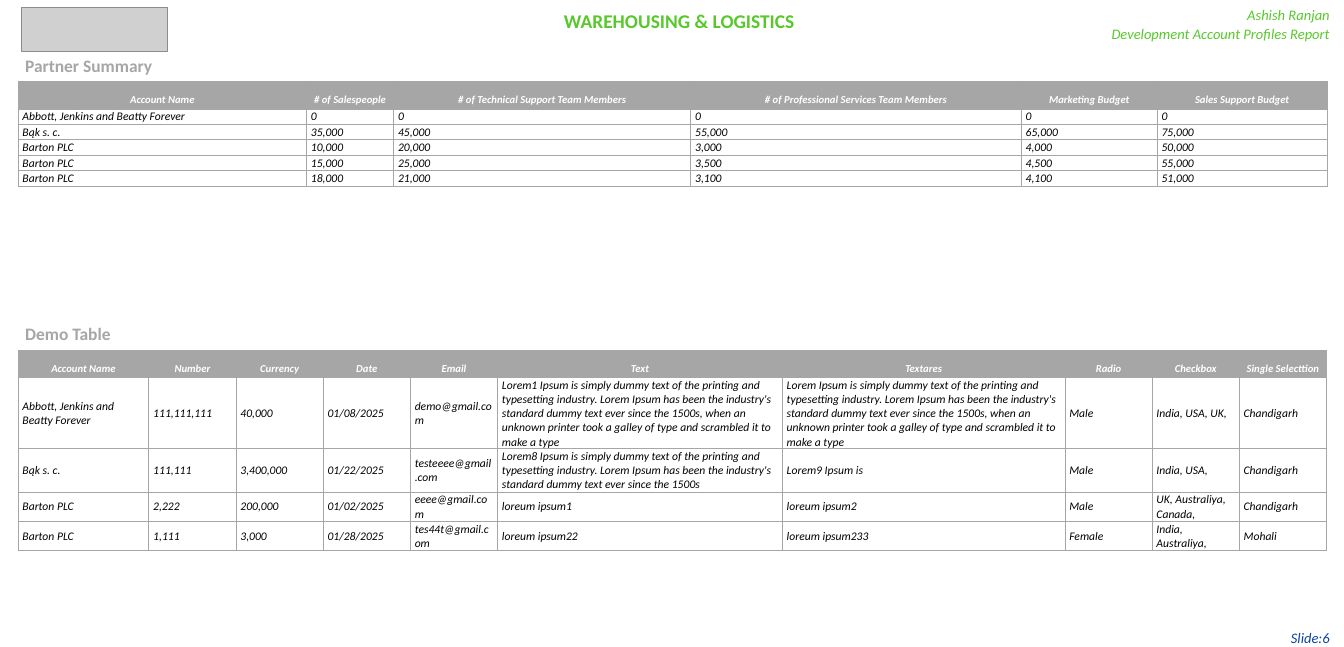
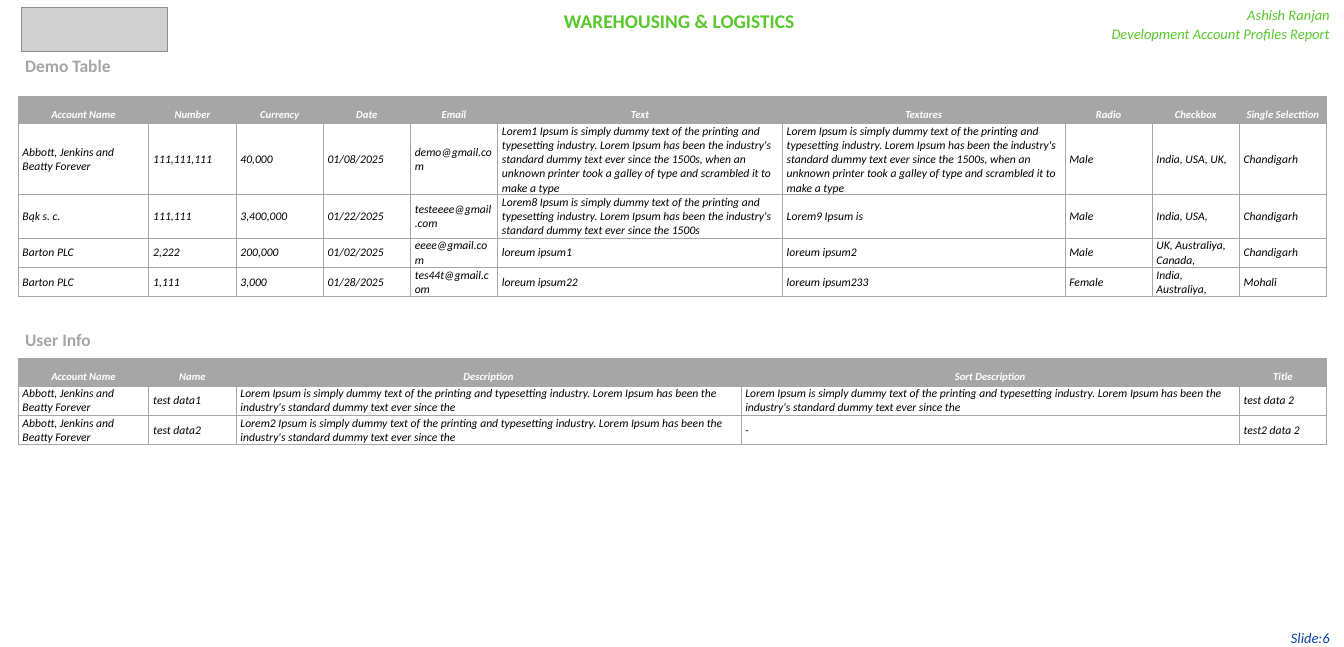
Before and after one commit to a4ashish8/phpOffice, a slide deck: slide 6 of results/account_profile_data.pptx. Drawn at 1344x647 pixels with LibreOffice and Linux fonts; fonts in the diff are those of the drawing; grey boxes stand for pictures; background and template pictures are left out. Boxes give left, top, right and bottom in pixels: in the first picture for what was removed or moved away, otherwise in the second. Text is boxed around its words. In the diff, an @@ line names an element or a change of style, - is before the commit and + after.

```diff
--- a/results/account_profile_data.pptx
+++ b/results/account_profile_data.pptx
@@ text "Demo Table": place and size @@
-text "Demo Table" at (25, 328, 110, 340)
+text "Demo Table" at (25, 60, 110, 72)
@@ text removed at (25, 61, 152, 75) @@
-Partner Summary
@@ table at (18, 96, 1327, 299) @@
-Account Name | # of Salespeople | # of Technical Support Team Members | # of Professional Services Team Members | Marketing Budget | Sales Support Budget
-Abbott, Jenkins and Beatty Forever | 0 | 0 | 0 | 0 | 0
-Bąk s. c. | 35,000 | 45,000 | 55,000 | 65,000 | 75,000
-Barton PLC | 10,000 | 20,000 | 3,000 | 4,000 | 50,000
-Barton PLC | 15,000 | 25,000 | 3,500 | 4,500 | 55,000
-Barton PLC | 18,000 | 21,000 | 3,100 | 4,100 | 51,000
+Account Name | Number | Currency | Date | Email | Text | Textares | Radio | Checkbox | Single Selecttion
+Abbott, Jenkins and Beatty Forever | 111,111,111 | 40,000 | 01/08/2025 | demo@gmail.com | Lorem1 Ipsum is simply dummy text of the printing and typesetting industry. Lorem Ipsum has been the industry's standard dummy text ever since the 1500s, when an unknown printer took a galley of type and scrambled it to make a type | Lorem Ipsum is simply dummy text of the printing and typesetting industry. Lorem Ipsum has been the industry's standard dummy text ever since the 1500s, when an unknown printer took a galley of type and scrambled it to make a type | Male | India, USA, UK, | Chandigarh
+Bąk s. c. | 111,111 | 3,400,000 | 01/22/2025 | testeeee@gmail.com | Lorem8 Ipsum is simply dummy text of the printing and typesetting industry. Lorem Ipsum has been the industry's standard dummy text ever since the 1500s | Lorem9 Ipsum is | Male | India, USA, | Chandigarh
+Barton PLC | 2,222 | 200,000 | 01/02/2025 | eeee@gmail.com | loreum ipsum1 | loreum ipsum2 | Male | UK, Australiya, Canada, | Chandigarh
+Barton PLC | 1,111 | 3,000 | 01/28/2025 | tes44t@gmail.com | loreum ipsum22 | loreum ipsum233 | Female | India, Australiya, | Mohali
@@ table: place and size @@
-table at (18, 82, 1328, 188)
+table at (18, 96, 1327, 299)
@@ table at (18, 358, 1327, 447) @@
-Account Name | Number | Currency | Date | Email | Text | Textares | Radio | Checkbox | Single Selecttion
-Abbott, Jenkins and Beatty Forever | 111,111,111 | 40,000 | 01/08/2025 | demo@gmail.com | Lorem1 Ipsum is simply dummy text of the printing and typesetting industry. Lorem Ipsum has been the industry's standard dummy text ever since the 1500s, when an unknown printer took a galley of type and scrambled it to make a type | Lorem Ipsum is simply dummy text of the printing and typesetting industry. Lorem Ipsum has been the industry's standard dummy text ever since the 1500s, when an unknown printer took a galley of type and scrambled it to make a type | Male | India, USA, UK, | Chandigarh
-Bąk s. c. | 111,111 | 3,400,000 | 01/22/2025 | testeeee@gmail.com | Lorem8 Ipsum is simply dummy text of the printing and typesetting industry. Lorem Ipsum has been the industry's standard dummy text ever since the 1500s | Lorem9 Ipsum is | Male | India, USA, | Chandigarh
-Barton PLC | 2,222 | 200,000 | 01/02/2025 | eeee@gmail.com | loreum ipsum1 | loreum ipsum2 | Male | UK, Australiya, Canada, | Chandigarh
-Barton PLC | 1,111 | 3,000 | 01/28/2025 | tes44t@gmail.com | loreum ipsum22 | loreum ipsum233 | Female | India, Australiya, | Mohali
+Account Name | Name | Description | Sort Description | Title
+Abbott, Jenkins and Beatty Forever | test data1 | Lorem Ipsum is simply dummy text of the printing and typesetting industry. Lorem Ipsum has been the industry's standard dummy text ever since the | Lorem Ipsum is simply dummy text of the printing and typesetting industry. Lorem Ipsum has been the industry's standard dummy text ever since the | test data 2
+Abbott, Jenkins and Beatty Forever | test data2 | Lorem2 Ipsum is simply dummy text of the printing and typesetting industry. Lorem Ipsum has been the industry's standard dummy text ever since the | - | test2 data 2
@@ table: place and size @@
-table at (18, 349, 1327, 553)
+table at (18, 358, 1327, 447)
@@ text added at (25, 334, 91, 346), 18 pt, text #A6A6A6, bold @@
+User Info
```
Also in this commit, not shown: 3 other slides changed, 1 slide removed.
